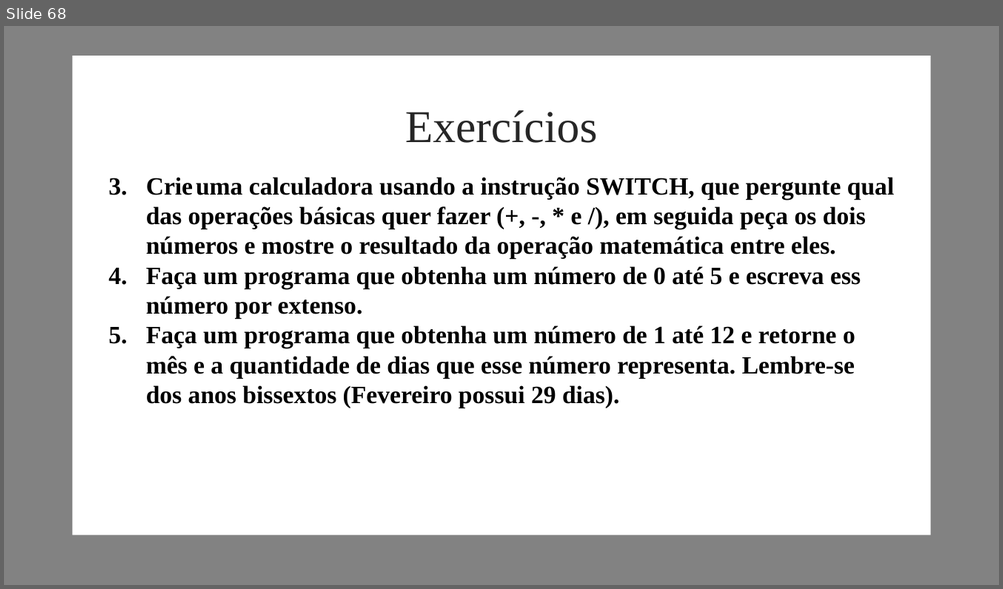
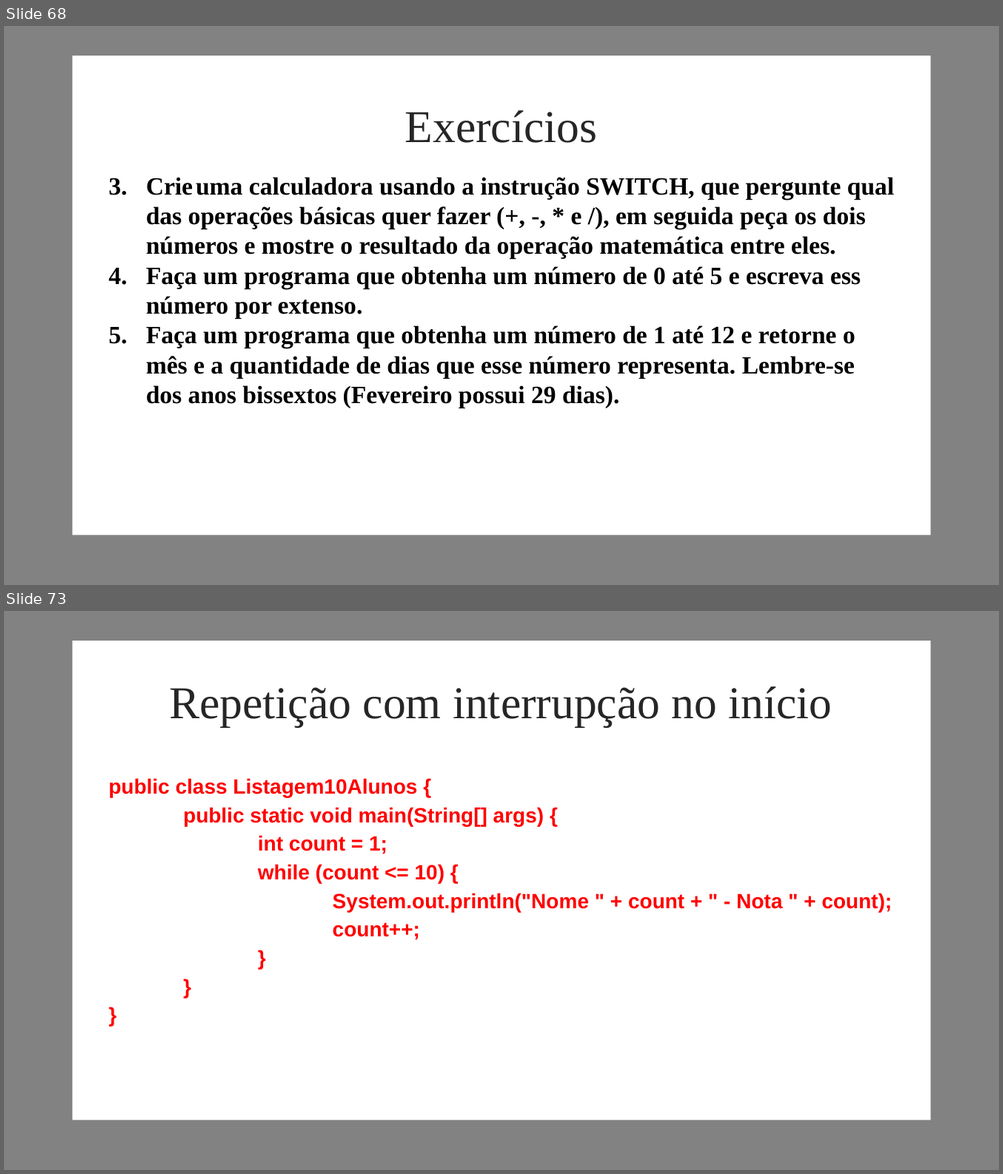
Before and after one commit to grazielags/Turma_1_Carreira_Programador, a slide deck: Graziela/Material/Carreira programador - Módulo 3.pptx. Shown one above the other, each under a label of ours: slide 68 before the commit, slides 68 and 73 after it; the slides between them are not shown. The pictures are 1003x589 and 1003x1174 pixels, drawn with LibreOffice and Linux fonts; fonts in the diff are those of the drawing; background and template pictures are left out. Boxes give left, top, right and bottom in pixels: in the first picture for what was removed or moved away, otherwise in the second. Text is boxed around its words. In the diff, an @@ line names an element or a change of style, - is before the commit and + after.

```diff
--- a/Graziela/Material/Carreira programador - Módulo 3.pptx
+++ b/Graziela/Material/Carreira programador - Módulo 3.pptx
@@ slide 73 added at bbox=[4, 611, 999, 1170], background picture (left out); not listed: 2 template elements that a slide beside it also shows @@
@@ text added at bbox=[169, 686, 832, 727], 44 pt, text #262626 @@
+Repetição com interrupção no início
@@ text added at bbox=[108, 778, 892, 940], 20 pt, text #FF0000, bold @@
+public class Listagem10Alunos {
+public static void main(String[] args) {
+int count = 1;
+while (count <= 10) {
+System.out.println("Nome " + count + " - Nota " + count);
+count++;
+}
+}
+}
```
Also in this commit, not shown: 1 slide changed, 26 other slides added, 1 other file.
